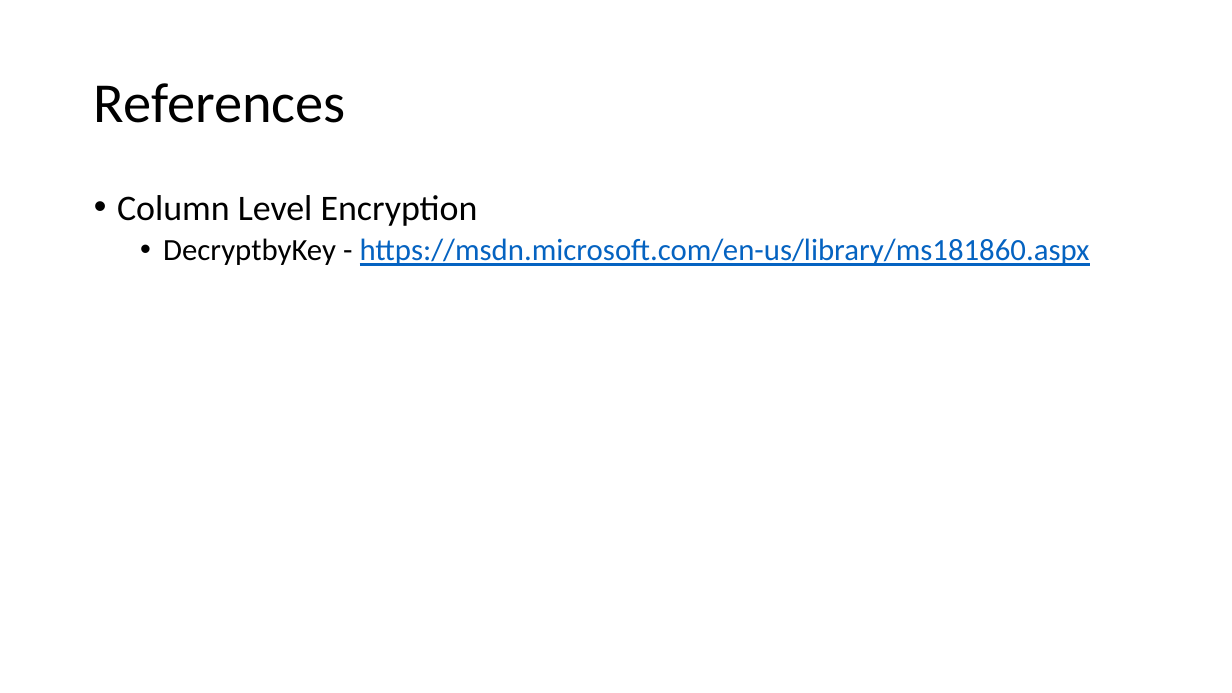
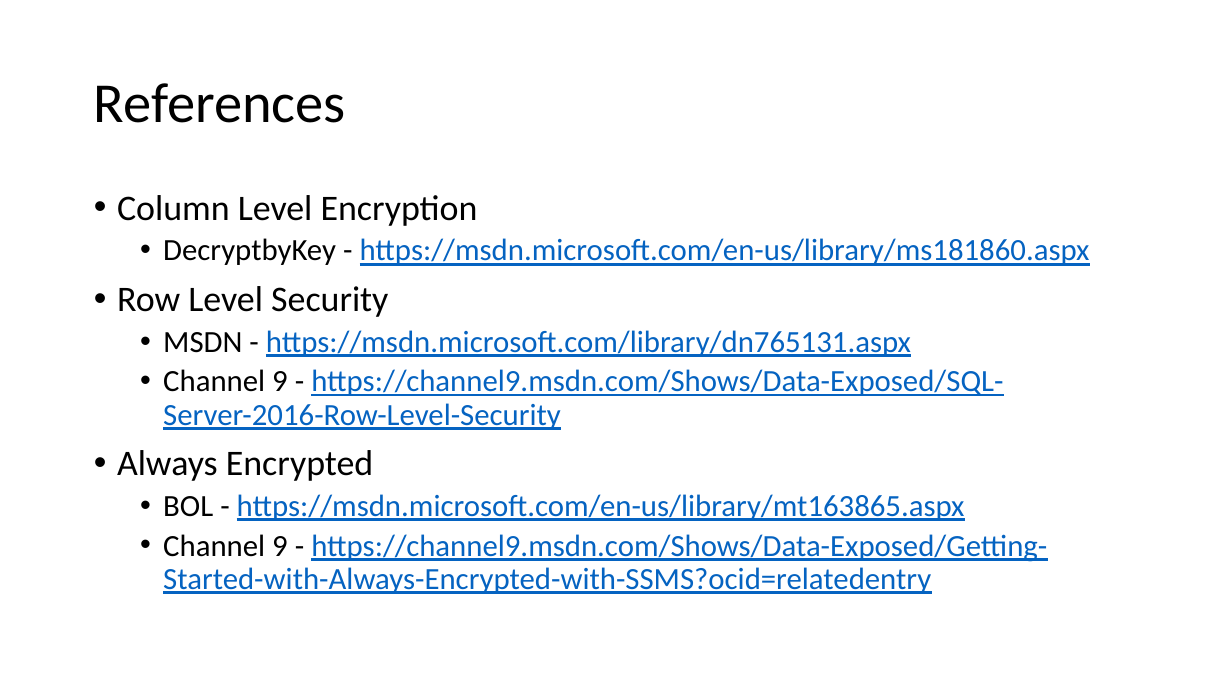
Before and after one commit to way0utwest/EndtoEndEncryptedSQL2016, a slide deck: slide 30 of Getting Started with Encryption in SQL 2016.pptx (slide 26 before the commit). Drawn at 1232x693 pixels with LibreOffice and Linux fonts; fonts in the diff are those of the drawing. Boxes give left, top, right and bottom in pixels: in the first picture for what was removed or moved away, otherwise in the second. Text is boxed around its words. In the diff, an @@ line names an element or a change of style, - is before the commit and + after.

Commit message:
Deck references
Updated deck with new references

```diff
--- a/Getting Started with Encryption in SQL 2016.pptx
+++ b/Getting Started with Encryption in SQL 2016.pptx
@@ text at bbox=[117, 286, 1047, 594]: paragraphs added @@
+• Row Level Security
+  • MSDN - https://msdn.microsoft.com/library/dn765131.aspx
+  • Channel 9 - https://channel9.msdn.com/Shows/Data-Exposed/SQL-Server-2016-Row-Level-Security
+• Always Encrypted
+  • BOL - https://msdn.microsoft.com/en-us/library/mt163865.aspx
+  • Channel 9 - https://channel9.msdn.com/Shows/Data-Exposed/Getting-Started-with-Always-Encrypted-with-SSMS?ocid=relatedentry
```
Also in this commit, not shown: 3 other slides changed, 4 slides added.
